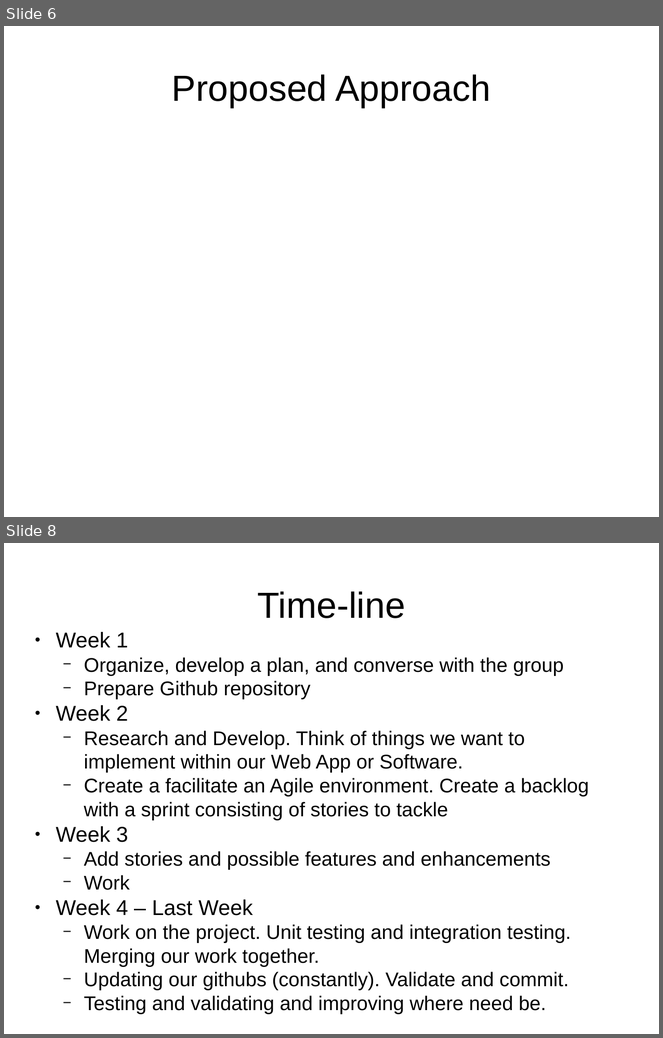
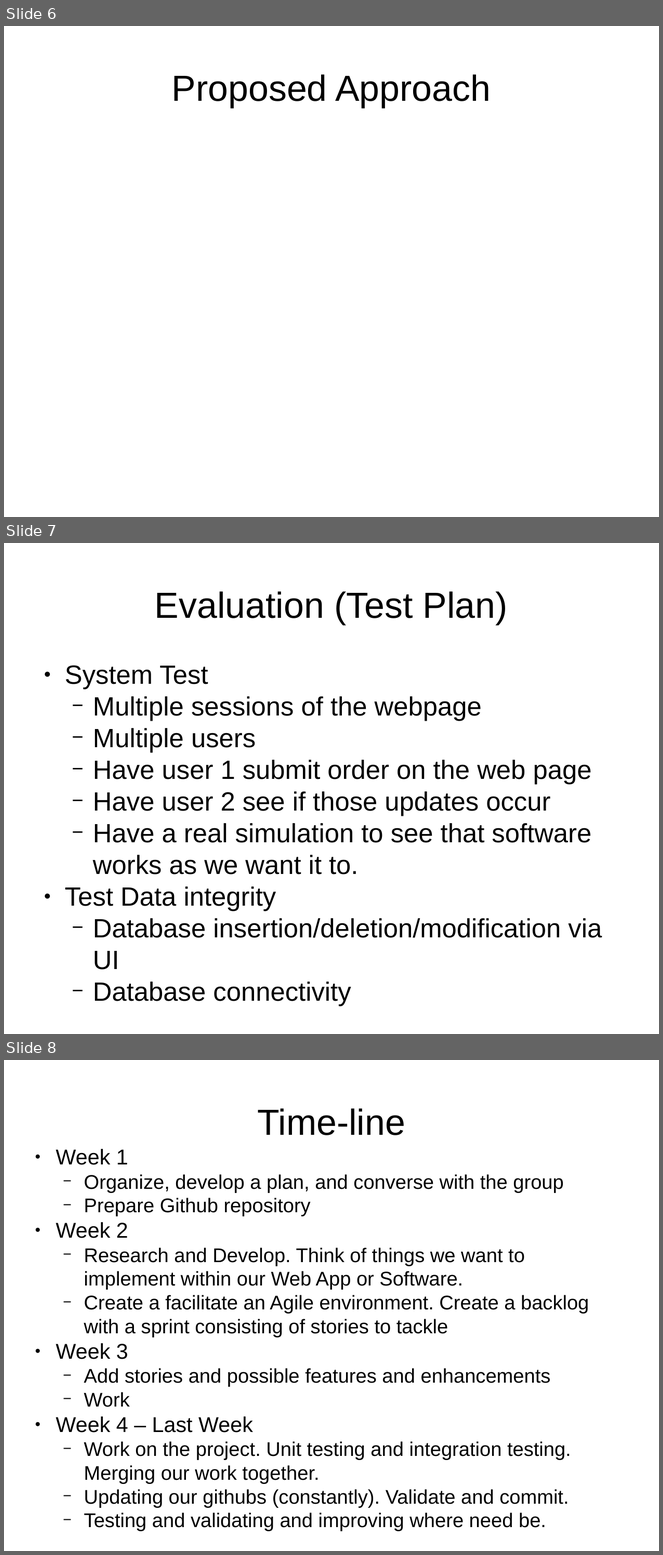
Before and after one commit to mkhalid578/orderProcessing, a slide deck: Project_Proposal.pptx. Shown one above the other, each under a label of ours: slides 6 and 8 before the commit, slides 6, 7 and 8 after it; the slides between them are not shown. The pictures are 663x1038 and 663x1555 pixels, drawn with LibreOffice and Linux fonts; fonts in the diff are those of the drawing. Boxes give left, top, right and bottom in pixels: in the first picture for what was removed or moved away, otherwise in the second. Text is boxed around its words. In the diff, an @@ line names an element or a change of style, - is before the commit and + after.

```diff
--- a/Project_Proposal.pptx
+++ b/Project_Proposal.pptx
@@ slide 7 added at [4, 543, 659, 1034], background #FFFFFF @@
@@ text added at [155, 591, 508, 625], 44 pt, text #000000 @@
+Evaluation (Test Plan)
@@ text added at [65, 665, 602, 938], 32 pt, text #000000 @@
+● System Test
+  − Multiple sessions of the webpage
+  − Multiple users
+  − Have user 1 submit order on the web page
+  − Have user 2 see if those updates occur
+  − Have a real simulation to see that software works as we want it to.
+● Test Data integrity
+  − Database insertion/deletion/modification via UI
+  − Database connectivity
```
Also in this commit, not shown: 1 slide removed.
